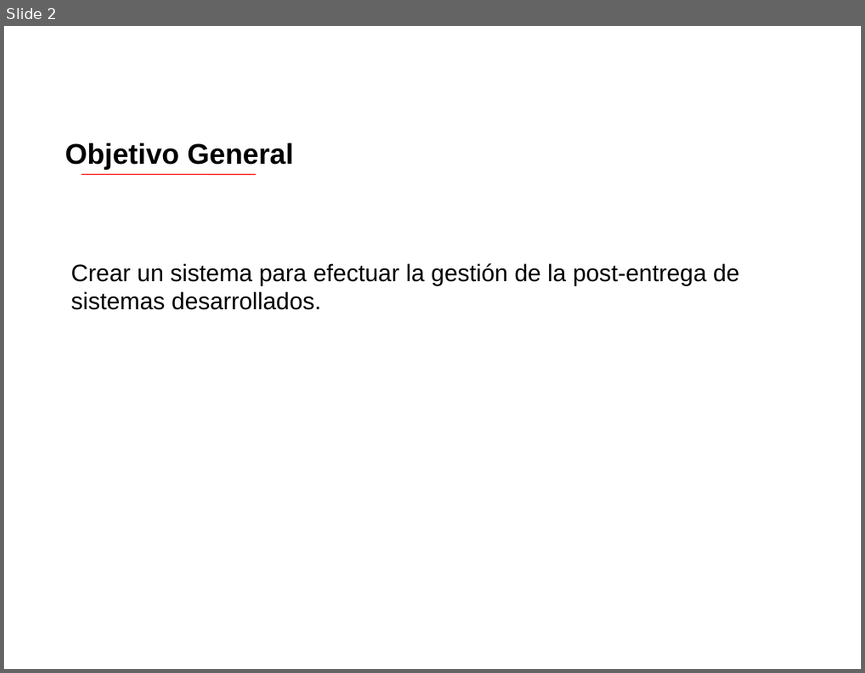
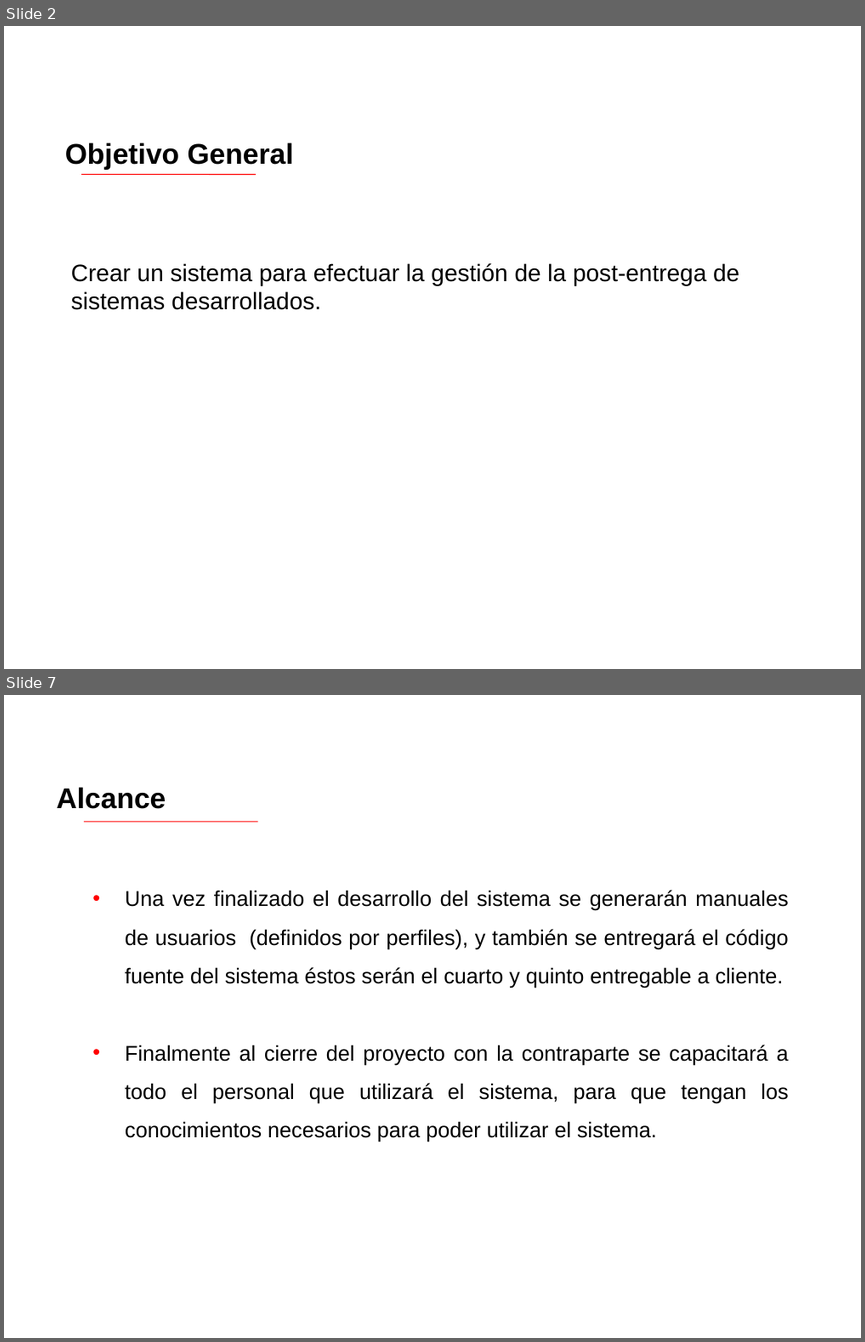
Before and after one commit to luxohcf/sgm-lazos, a slide deck: Ante-Proyecto (entrega 20130909)/Documentación/Presentación Ante-proyecto.ppt. Shown one above the other, each under a label of ours: slide 2 before the commit, slides 2 and 7 after it; the slides between them are not shown. The pictures are 865x673 and 865x1342 pixels, drawn with LibreOffice and Linux fonts; fonts in the diff are those of the drawing; background and template pictures are left out. Boxes give left, top, right and bottom in pixels: in the first picture for what was removed or moved away, otherwise in the second. Text is boxed around its words. In the diff, an @@ line names an element or a change of style, - is before the commit and + after.

```diff
--- a/Ante-Proyecto (entrega 20130909)/Documentación/Presentación Ante-proyecto.ppt
+++ b/Ante-Proyecto (entrega 20130909)/Documentación/Presentación Ante-proyecto.ppt
@@ slide 7 added at [4, 695, 861, 1338], background picture (left out) @@
@@ text added at [57, 787, 166, 809], 24 pt, text #000000, bold @@
+Alcance
@@ line added from (84, 822) to (257, 822), #FF0000 0.74 pt @@
@@ text added at [125, 890, 789, 1142], 18 pt, text #000000 @@
+• Una vez finalizado el desarrollo del sistema se generarán manuales de usuarios (definidos por perfiles), y también se entregará el código fuente del sistema éstos serán el cuarto y quinto entregable a cliente.
+• Finalmente al cierre del proyecto con la contraparte se capacitará a todo el personal que utilizará el sistema, para que tengan los conocimientos necesarios para poder utilizar el sistema.
```
Also in this commit, not shown: 2 slides changed, 4 other slides added, 1 slide removed, 3 other files.
